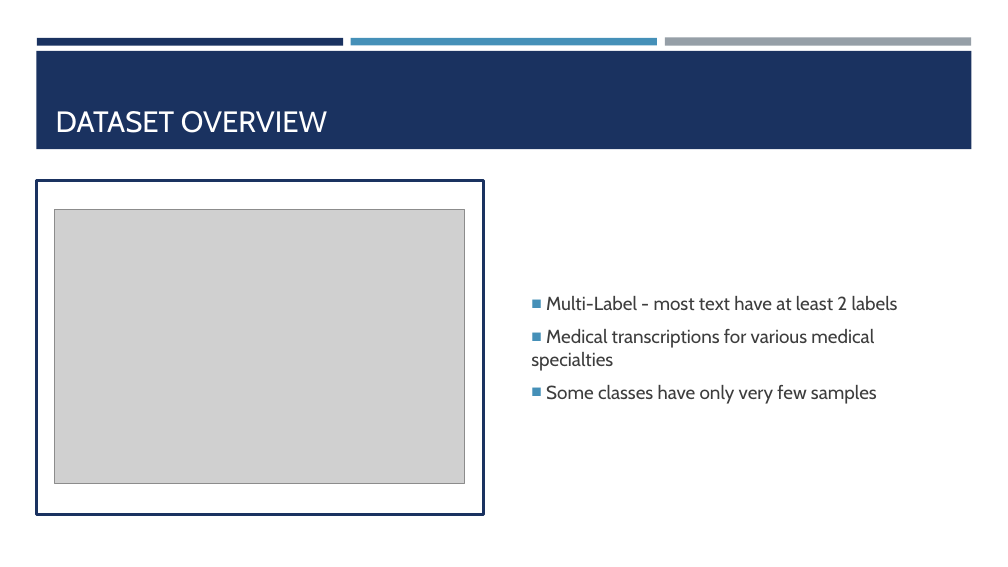
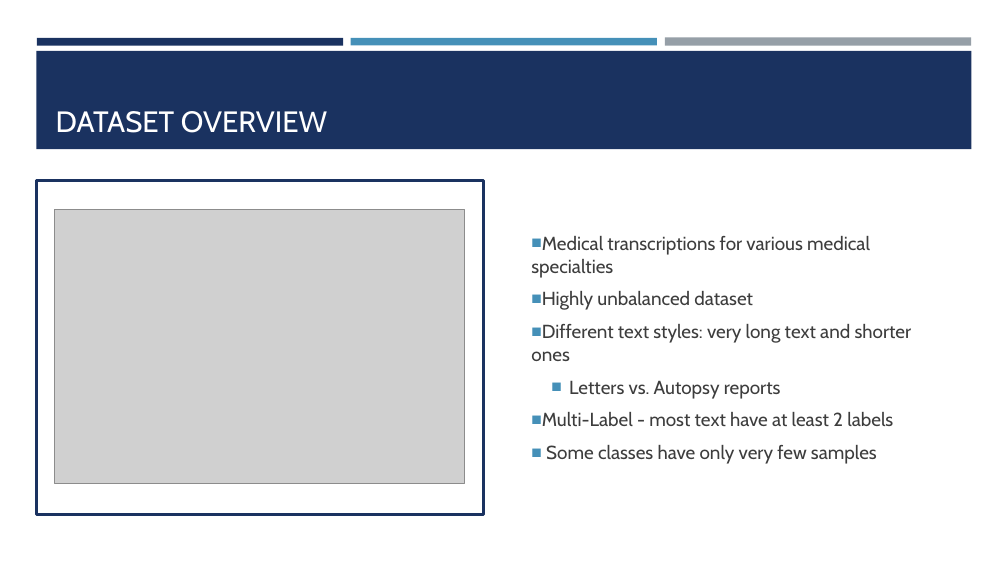
Before and after one commit to josefweibel/nlp-medical-project, a slide deck: slide 4 of presentations/Final Presentation.pptx. Drawn at 1008x567 pixels with LibreOffice and Linux fonts; fonts in the diff are those of the drawing; grey boxes stand for pictures. Boxes give left, top, right and bottom in pixels: in the first picture for what was removed or moved away, otherwise in the second. Text is boxed around its words. In the diff, an @@ line names an element or a change of style, - is before the commit and + after.

Commit message:
updated

```diff
--- a/presentations/Final Presentation.pptx
+++ b/presentations/Final Presentation.pptx
@@ text at <box>531,236,912,399</box>: paragraphs added @@
+■ Medical transcriptions for various medical specialties
+■ Highly unbalanced dataset
+■ Different text styles: very long text and shorter ones
+  ■ Letters vs. Autopsy reports
@@ text at <box>531,329,874,371</box>: paragraph removed @@
-■ Medical transcriptions for various medical specialties
```
Also in this commit, not shown: 1 other slide changed.
